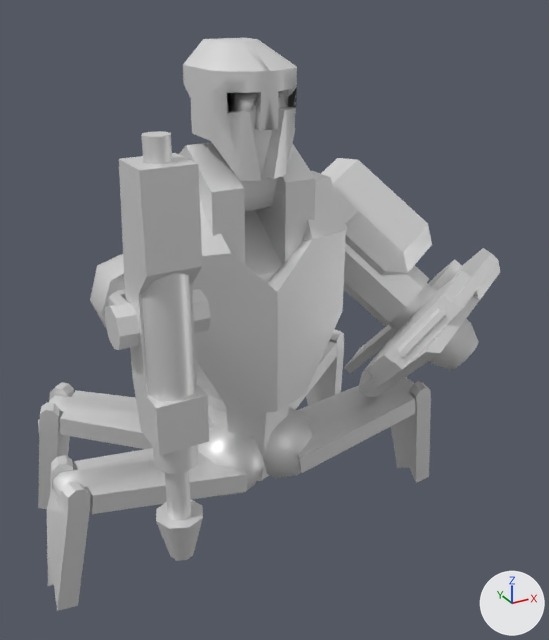
The glTF model glb/corkark.glb: old version first, new version second.
Camera for both pictures: a 50 mm camera at (-26.5, -54.0, 46.4) aimed at (3.8, 1.0, 19.0). Every picture has the same lights, and +X, +Y and +Z are marked at lower right. The picture after the commit comes second. Where no turn or scale is listed for an object, it has been applied to the vertices.

Objects in the first picture: 'Shield', 'Shldbot', 'Shldin', 'Shldout', 'Shldtop', 'head', 'larm', 'leg2a', 'leg2b', 'leg3a', 'leg3b', 'leg4a', 'leg4b', 'leg5a', 'leg5b', 'neck', 'pelvis', 'rhand', 'rheatray', 'torso' and 1 more.
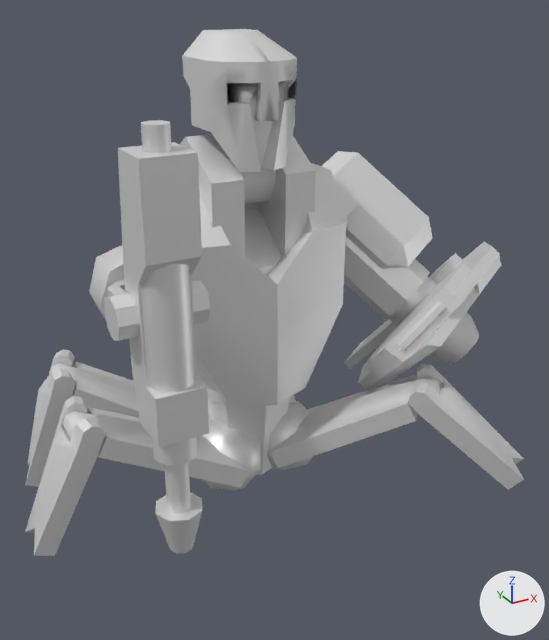
Boxes (x1, y1, x2, y2) around the edits, measured in the pictures (549 x 640 px):
'torso', moved: before (179, 143, 346, 415); after (179, 134, 346, 408)
'rheatray', moved: before (119, 131, 210, 561); after (118, 120, 209, 554)
'head', moved: before (183, 38, 297, 181); after (182, 29, 297, 172)
'larm', moved: before (321, 158, 432, 326); after (322, 151, 433, 320)
'leg5a', moved, turned: before (53, 426, 264, 514); after (62, 407, 261, 490)
'leg5b', moved, turned: before (47, 455, 91, 611); after (25, 396, 105, 556)
'leg2a', moved, turned: before (263, 378, 415, 478); after (267, 375, 441, 470)
'leg2b', moved, turned: before (391, 377, 431, 483); after (409, 364, 524, 490)
'Shield', moved: before (358, 248, 499, 396); after (358, 242, 500, 390)
'leg4a', moved, turned: before (48, 390, 213, 449); after (49, 362, 212, 421)
'leg4b', moved, turned: before (38, 382, 74, 509); after (25, 349, 75, 487)
'Shldin', moved: before (366, 270, 471, 377); after (366, 263, 472, 370)
'pelvis', moved: before (207, 394, 289, 481); after (207, 388, 289, 475)
'rhand', moved: before (105, 289, 211, 350); after (104, 280, 211, 341)
'Shldbot', moved: before (364, 295, 479, 397); after (364, 288, 480, 391)
'rarm', moved: before (90, 254, 125, 329); after (89, 246, 124, 320)
'Shldout', moved: before (344, 259, 462, 374); after (344, 253, 462, 369)
'neck', moved: before (240, 176, 276, 212); after (240, 167, 276, 204)
'leg3b', moved, turned (not visible afterwards): before (306, 329, 344, 406)
'leg3a', moved, turned (mostly hidden afterwards): before (289, 341, 337, 410); after (289, 395, 296, 402)
'Shldtop', moved: before (473, 261, 500, 300); after (474, 255, 501, 293)

The change, as a diff of the scene's bpy script:
```diff
--- a/glb/corkark.glb.py
+++ b/glb/corkark.glb.py
@@ ob_pelvis @@
 ob_pelvis = bpy.data.objects.new('pelvis', me_pelvis)
-ob_pelvis.location = (0.0, 0.0, 10.8)
+ob_pelvis.location = (0.0, 0.0, 11.4)
@@ ob_shldbot @@
 ob_shldbot = bpy.data.objects.new('Shldbot', me_shldbot)
-ob_shldbot.location = (15.8, 0.0, 17.8)
+ob_shldbot.location = (15.8, 0.0, 18.5)
@@ ob_shldout @@
 ob_shldout = bpy.data.objects.new('Shldout', me_shldout)
-ob_shldout.location = (22.4, 2.2, 16.1)
+ob_shldout.location = (22.4, 2.2, 16.7)
@@ ob_shldin @@
 ob_shldin = bpy.data.objects.new('Shldin', me_shldin)
-ob_shldin.location = (11.4, -9.7, 20.5)
+ob_shldin.location = (11.4, -9.7, 21.1)
@@ ob_shldtop @@
 ob_shldtop = bpy.data.objects.new('Shldtop', me_shldtop)
-ob_shldtop.location = (15.8, 0.0, 17.8)
+ob_shldtop.location = (15.8, 0.0, 18.5)
@@ ob_rhand @@
 ob_rhand = bpy.data.objects.new('rhand', me_rhand)
-ob_rhand.location = (-8.8, -8.8, 26.6)
+ob_rhand.location = (-8.8, -8.8, 27.3)
@@ ob_neck @@
 ob_neck = bpy.data.objects.new('neck', me_neck)
-ob_neck.location = (0.0, 0.0, 32.4)
+ob_neck.location = (0.0, 0.0, 33.0)
@@ ob_head @@
 ob_head = bpy.data.objects.new('head', me_head)
-ob_head.location = (0.0, 0.0, 39.9)
+ob_head.location = (0.0, 0.0, 40.5)
@@ ob_leg3a @@
 ob_leg3a.location = (3.3, 3.85, -2.2)
-ob_leg3a.rotation_euler = (0.0, 0.0, 0.524)  # degrees (0, 0, 30)
+ob_leg3a.rotation_euler = (0.0, 0.0, 1.047)  # degrees (0, 0, 60)
@@ ob_leg3b @@
 ob_leg3b.location = (13.72, 0.242, 2.134)
+ob_leg3b.rotation_euler = (0.0, -0.873, 0.0)  # degrees (0, -50, 0)
@@ ob_leg4a @@
 ob_leg4a.location = (-3.3, 3.85, -2.2)
-ob_leg4a.rotation_euler = (0.0, 0.0, -0.524)  # degrees (0, 0, -30)
+ob_leg4a.rotation_euler = (0.0, 0.349, -0.262)  # degrees (0, 20, -15)
@@ ob_leg4b @@
 ob_leg4b.location = (-13.26, -0.22, 2.134)
+ob_leg4b.rotation_euler = (0.0, -0.175, 0.0)  # degrees (0, -10, 0)
@@ ob_leg2a @@
 ob_leg2a.location = (3.3, -2.75, -2.2)
+ob_leg2a.rotation_euler = (0.0, -0.349, -0.785)  # degrees (0, -20, -45)
@@ ob_leg2b @@
 ob_leg2b.location = (12.97, -0.209, 2.134)
+ob_leg2b.rotation_euler = (0.0, -0.349, 0.0)  # degrees (0, -20, 0)
@@ ob_leg5a @@
 ob_leg5a.location = (-3.3, -2.75, -2.2)
+ob_leg5a.rotation_euler = (0.0, 0.349, 0.0)  # degrees (0, 20, 0)
@@ ob_leg5b @@
 ob_leg5b.location = (-13.34, 0.0, 2.134)
+ob_leg5b.rotation_euler = (0.0, -0.0873, 0.0)  # degrees (0, -5, 0)
```
